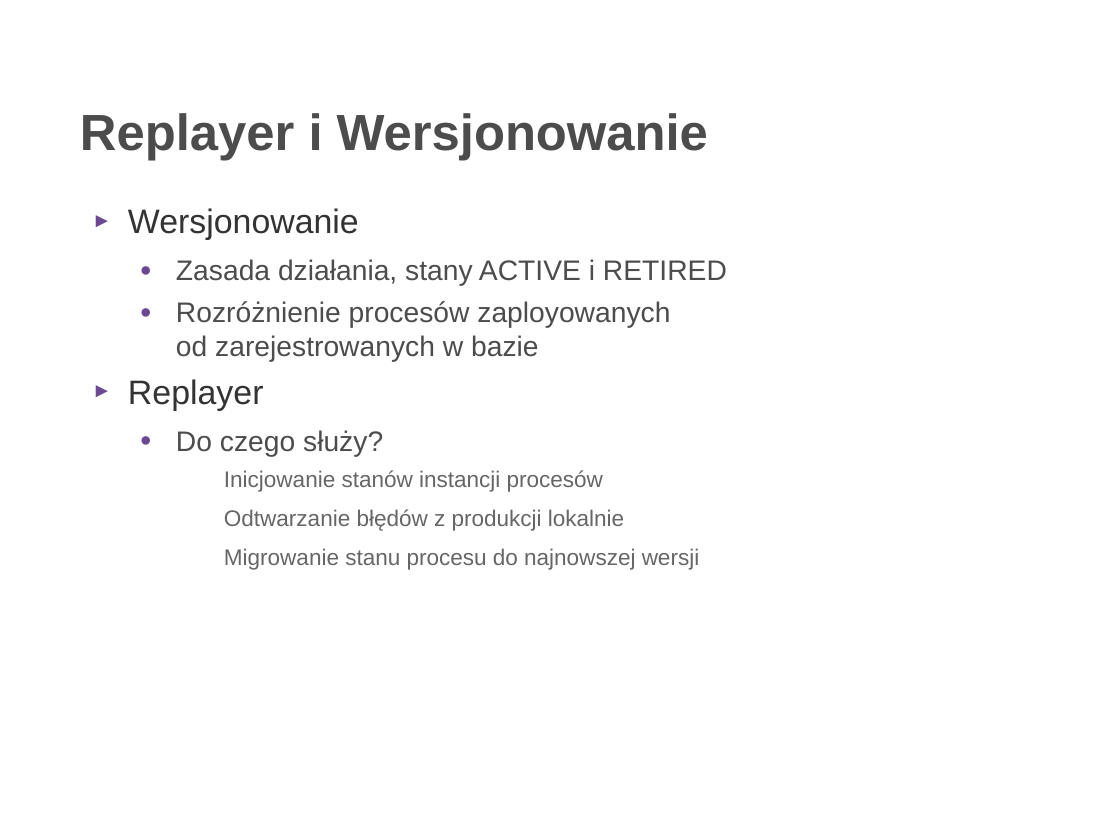
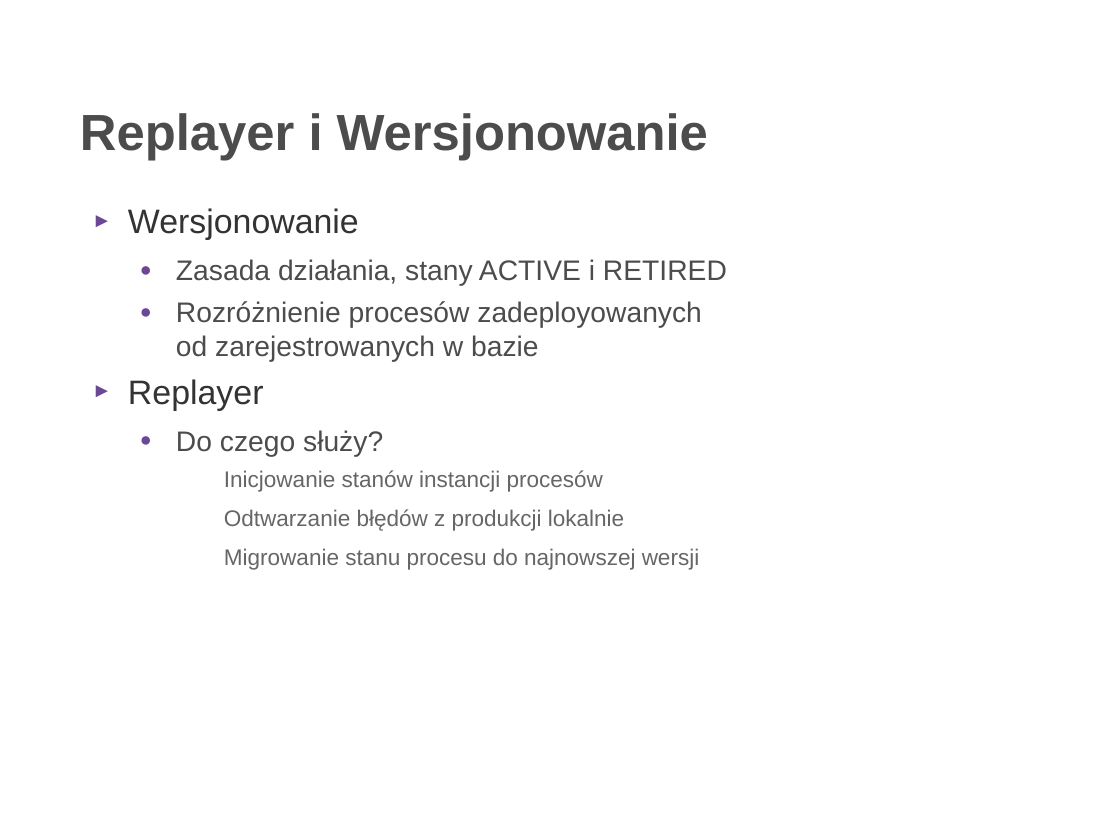
Before and after one commit to rafalrusin/ode-smx-jug, a slide deck: slide 5 of ode.odp. Drawn at 1120x840 pixels with LibreOffice and Linux fonts; fonts in the diff are those of the drawing; background and template pictures are left out. Boxes give left, top, right and bottom in pixels: in the first picture for what was removed or moved away, otherwise in the second. Text is boxed around its words. In the diff, an @@ line names an element or a change of style, - is before the commit and + after.

Commit message:
fix

```diff
--- a/ode.odp
+++ b/ode.odp
@@ text at [176,301,702,362]: text changed @@
-  ● Rozróżnienie procesów zaployowanych
-    od zarejestrowanych w bazie
+  ● Rozróżnienie procesów zadeployowanych
+    od zarejestrowanych w bazie
```
Also in this commit, not shown: 1 other slide changed.
